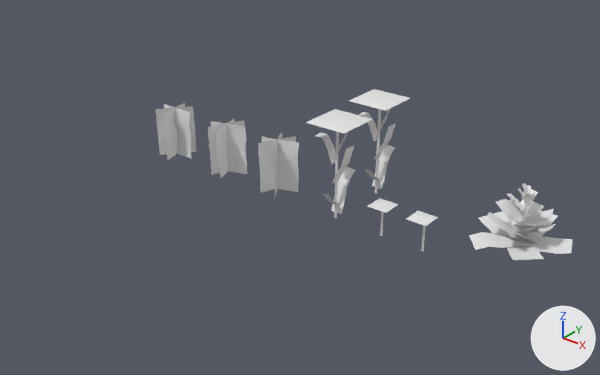
The FBX model Assets/KatyaEnV/Grass/Katya_grass.fbx as it was, and as the next commit left it.
Before and after are seen from a 50 mm camera at (1.717, -1.63, 1.362) aimed at (0.262, 0.19, 0.234). Every picture has the same lights, and +X, +Y and +Z are marked at lower right. Materials are left out; every surface is plain grey. Where no turn or scale is listed for an object, it has been applied to the vertices.
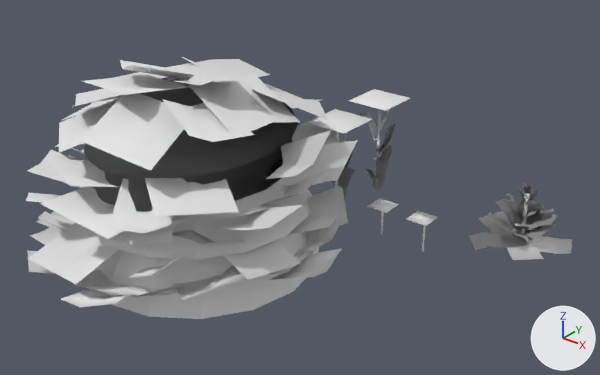
Pixel boxes (x1, y1, x2, y2) of what changed, in the pictures (600 x 375 px):
'BushBig1', added
    after: (26, 57, 358, 319)
'Box005', shading changed
    both: (469, 183, 573, 260)
'Plane012', shading changed
    both: (258, 133, 299, 195)
'Plane014', shading changed
    both: (306, 109, 372, 219)
'Plane009', shading changed
    both: (208, 119, 247, 178)
'Plane007', shading changed
    both: (155, 102, 196, 160)
part 6 of me_mesh_021, shading changed
    both: (349, 89, 410, 194)

The change in detail:
me_mesh_007 has 75 vertices, 48 faces and spans x -0.07..0.075, y -0.07..0.071, z -0.101..0.101.
me_mesh_007 is used by ob_plane012; location (-0.096, 0.511, 0.098).
me_mesh_007 part 5: its shading normals changed.
me_mesh_028 has 222 vertices, 95 faces and spans x -0.177..0.172, y -0.155..0.165, z 0.0..0.205.
me_mesh_028 is used by ob_box005; location (0.792, 0.688, 0.008).
me_mesh_028 part 3: its shading normals changed.
me_mesh_010 has 87 vertices, 47 faces and spans x -0.084..0.077, y -0.081..0.081, z -0.367..0.006.
me_mesh_010 is used by ob_plane014; location (0.223, 0.445, 0.375).
me_mesh_010 part 1: its shading normals changed.
me_mesh_002 has 75 vertices, 48 faces and spans x -0.073..0.08, y -0.08..0.07, z -0.101..0.101.
me_mesh_002 is used by ob_plane007; location (-0.629, 0.511, 0.098).
me_mesh_002 part 4: its shading normals changed.
me_mesh_021 has 87 vertices, 47 faces and spans x -0.08..0.077, y -0.081..0.084, z -0.371..0.006.
me_mesh_021 is used by ob_plane022; location (0.218, 0.689, 0.38).
me_mesh_021 part 6: edges marked sharp go from 15 to 34.
me_mesh_004 has 75 vertices, 48 faces and spans x -0.071..0.073, y -0.076..0.072, z -0.101..0.101.
me_mesh_004 is used by ob_plane009; location (-0.35, 0.511, 0.098).
me_mesh_004 part 2: its shading normals changed.
Mesh me_sphere is new.
It has 976 vertices, 732 faces and spans x -0.509..0.513, y -0.572..0.503, z 0.164..0.842.
Object 'BushBig1' (ob_bushbig1) is new; it shows me_sphere.
Its location is (0.0, 0.0, -0.18).
